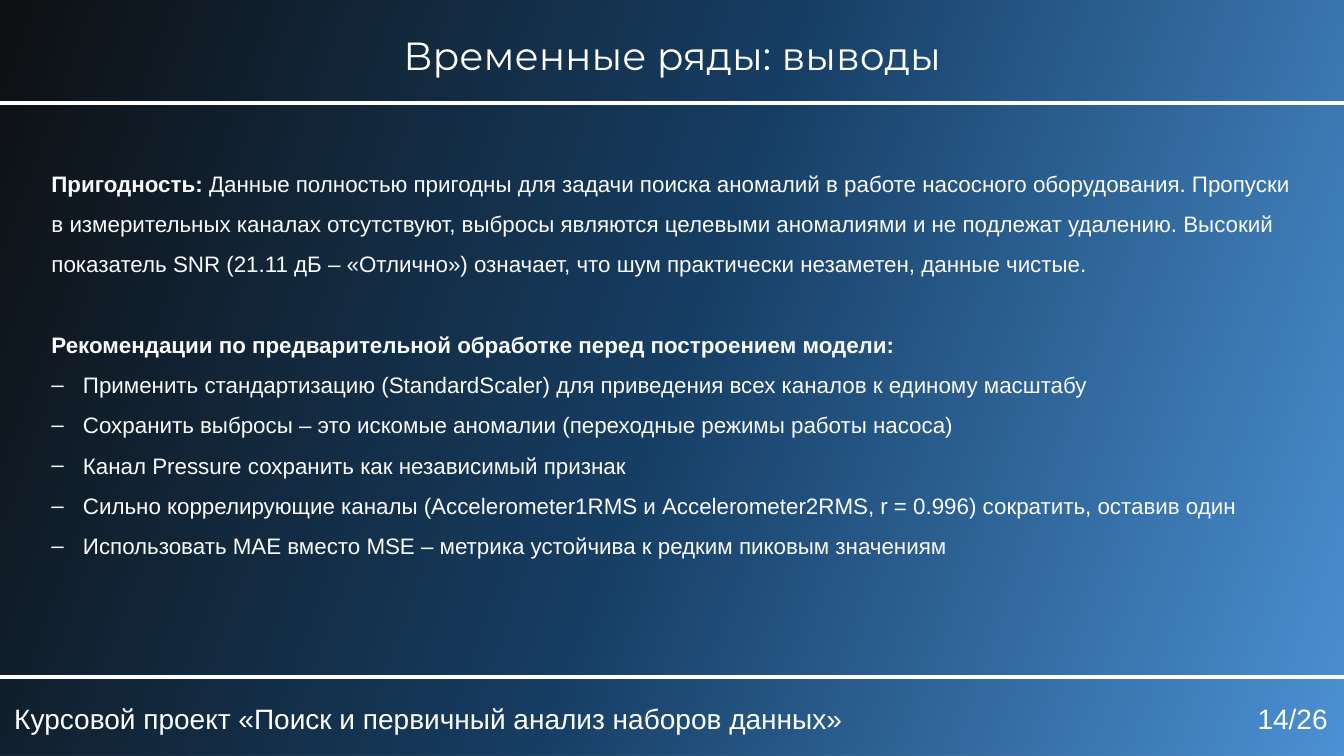
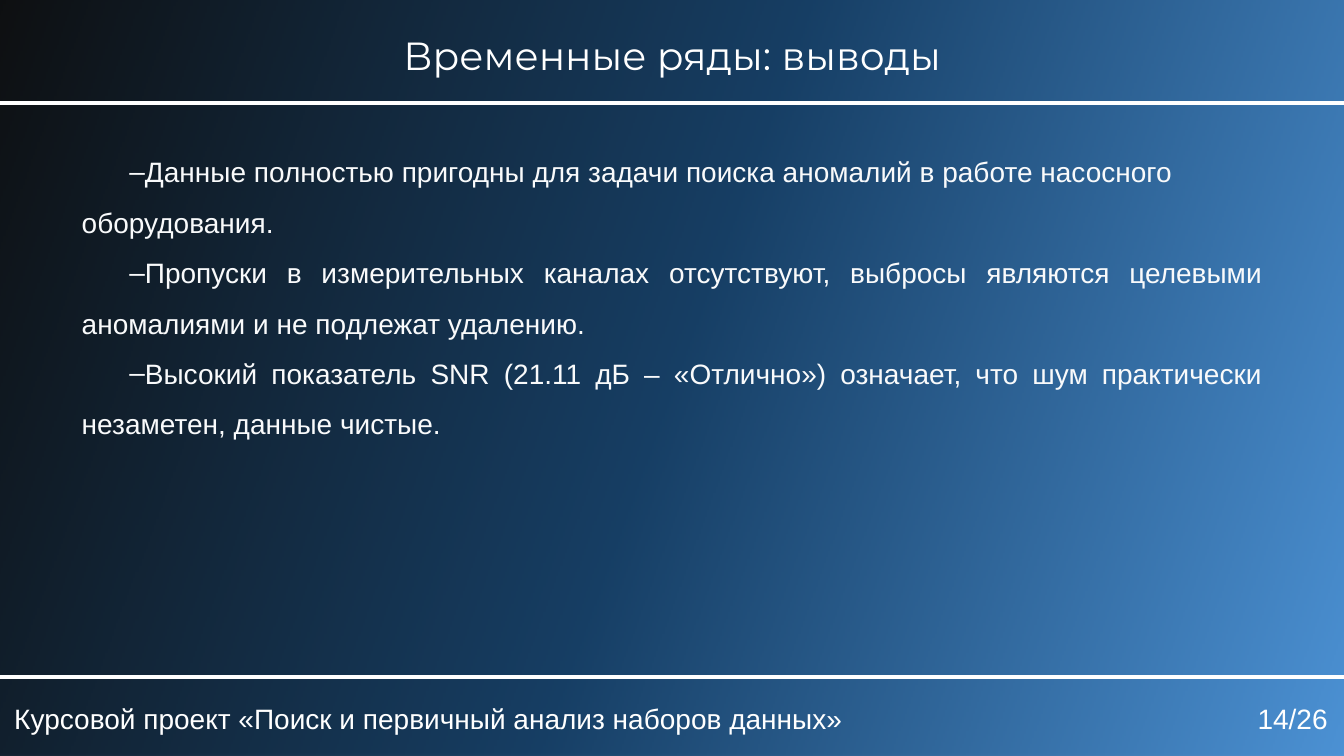
Before and after one commit to KaKTyZV/KYRSOVAIA_RABOTA, a slide deck: slide 14 of БобыкинВА_ЕТ141_курсовой_проект.pptx. Drawn at 1344x756 pixels with LibreOffice and Linux fonts; fonts in the diff are those of the drawing. Boxes give left, top, right and bottom in pixels: in the first picture for what was removed or moved away, otherwise in the second. Text is boxed around its words. In the diff, an @@ line names an element or a change of style, - is before the commit and + after.

```diff
--- a/БобыкинВА_ЕТ141_курсовой_проект.pptx
+++ b/БобыкинВА_ЕТ141_курсовой_проект.pptx
@@ text at bbox=[82, 161, 1261, 440]: text changed; size 16 to 20 pt @@
-Пригодность: Данные полностью пригодны для задачи поиска аномалий в работе насосного оборудования. Пропуски в измерительных каналах отсутствуют, выбросы являются целевыми аномалиями и не подлежат удалению. Высокий показатель SNR (21.11 дБ – «Отлично») означает, что шум практически незаметен, данные чистые.
-Рекомендации по предварительной обработке перед построением модели:
-– Применить стандартизацию (StandardScaler) для приведения всех каналов к единому масштабу
-– Сохранить выбросы – это искомые аномалии (переходные режимы работы насоса)
-– Канал Pressure сохранить как независимый признак
-– Сильно коррелирующие каналы (Accelerometer1RMS и Accelerometer2RMS, r = 0.996) сократить, оставив один
-– Использовать MAE вместо MSE – метрика устойчива к редким пиковым значениям
+– Данные полностью пригодны для задачи поиска аномалий в работе насосного
+оборудования.
+– Пропуски в измерительных каналах отсутствуют, выбросы являются целевыми аномалиями и не подлежат удалению.
+– Высокий показатель SNR (21.11 дБ – «Отлично») означает, что шум практически незаметен, данные чистые.
```
Also in this commit, not shown: 30 other slides changed, 4 slides added.
